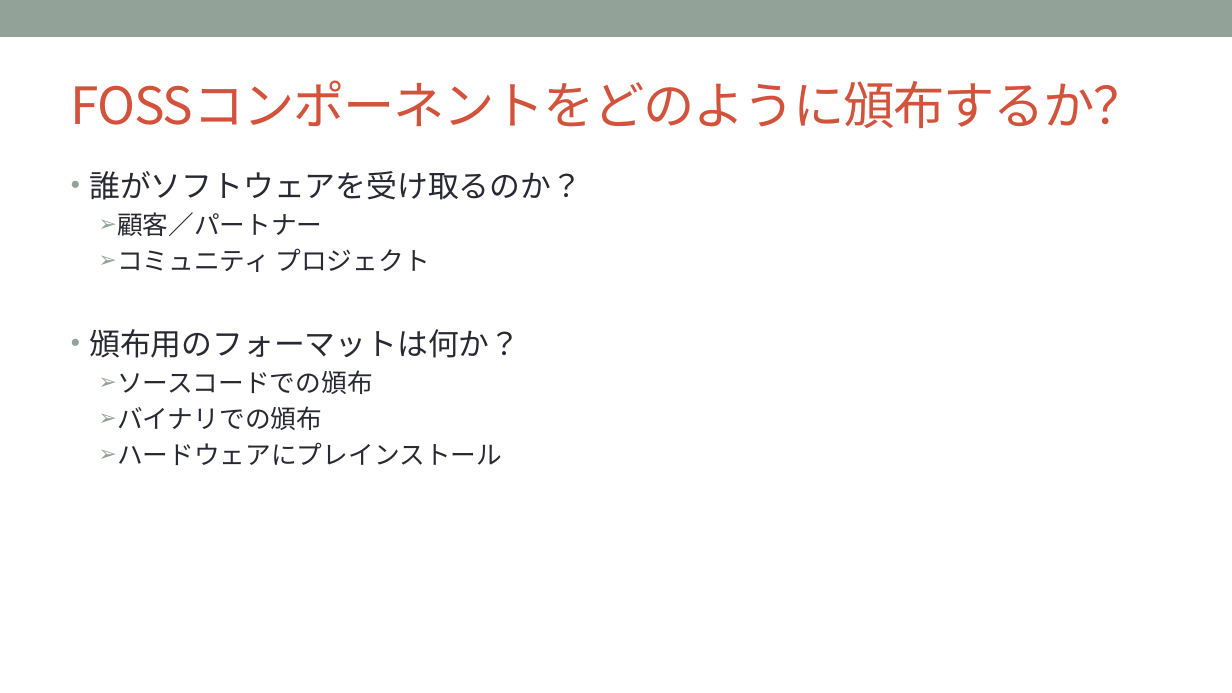
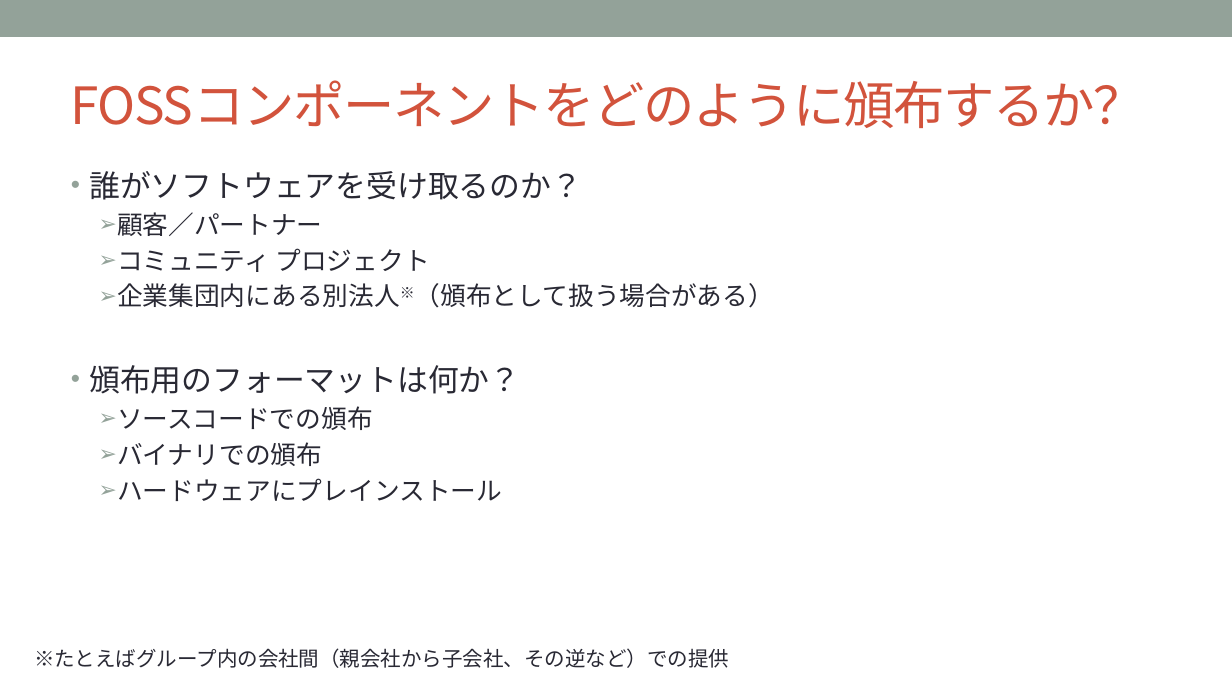
Before and after one commit to OpenChain-Project/Curriculum-Translation-JP, a slide deck: slide 42 of REVIEW/Version_for_v1.1/openchain-curriculum-for-1-1_JP_review_tani.pptx (slide 43 before the commit). Drawn at 1232x693 pixels with LibreOffice and Linux fonts; fonts in the diff are those of the drawing; background and template pictures are left out. Boxes give left, top, right and bottom in pixels: in the first picture for what was removed or moved away, otherwise in the second. Text is boxed around its words. In the diff, an @@ line names an element or a change of style, - is before the commit and + after.

```diff
--- a/REVIEW/Version_for_v1.1/openchain-curriculum-for-1-1_JP_review_tani.pptx
+++ b/REVIEW/Version_for_v1.1/openchain-curriculum-for-1-1_JP_review_tani.pptx
@@ text "誰がソフトウェアを受け取るのか？" at bbox=[89, 171, 774, 501]: columns 2 to 1 @@
@@ text at bbox=[117, 283, 774, 308]: paragraph added @@
+  ➢ 企業集団内にある別法人※（頒布として扱う場合がある）
@@ text added at bbox=[34, 648, 729, 668], 16 pt, text #292934 @@
+※たとえばグループ内の会社間（親会社から子会社、その逆など）での提供
```
Also in this commit, not shown: 12 other slides changed, 2 slides added, 2 slides removed.
